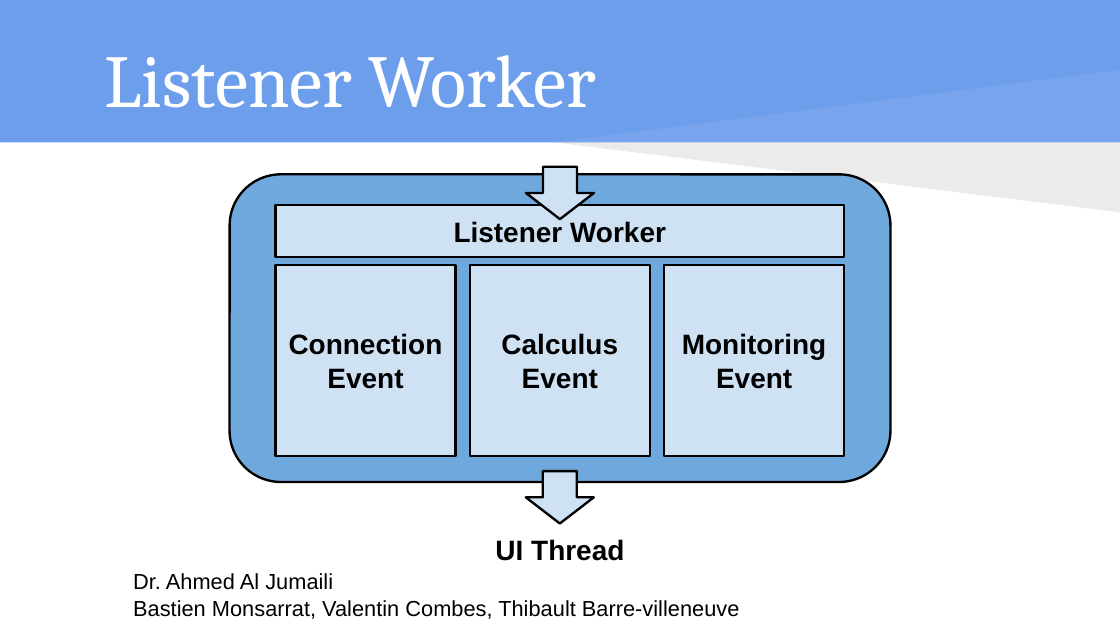
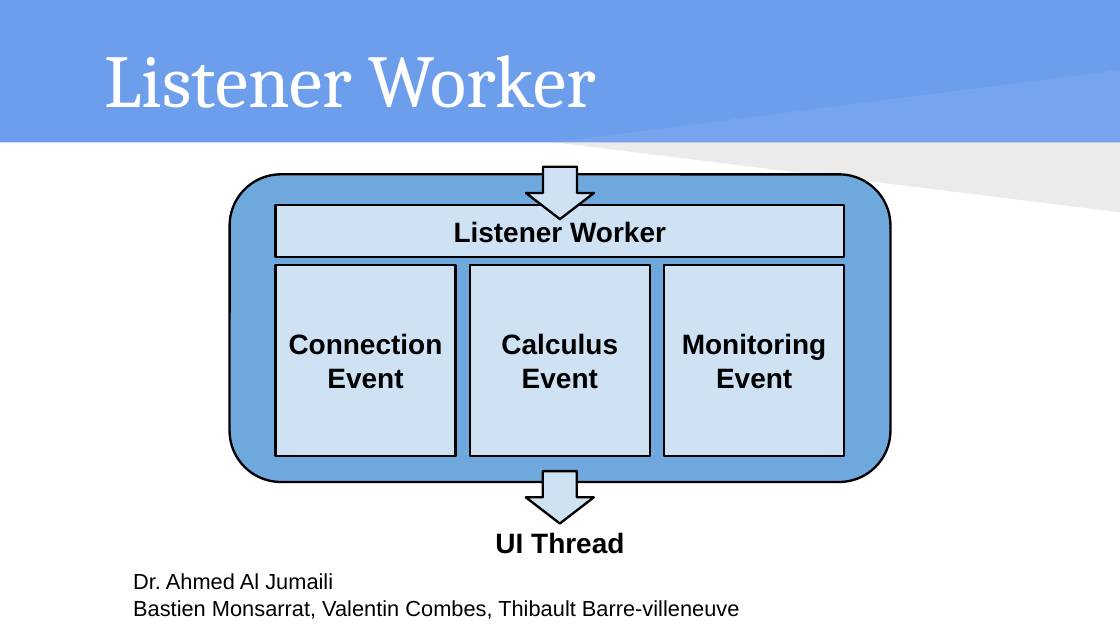
Before and after one commit to isundil/drt, a slide deck: slide 14 of Presentation DS - drt.pptx. Drawn at 1120x630 pixels with LibreOffice and Linux fonts; fonts in the diff are those of the drawing. Boxes give left, top, right and bottom in pixels: in the first picture for what was removed or moved away, otherwise in the second. Text is boxed around its words. In the diff, an @@ line names an element or a change of style, - is before the commit and + after.

```diff
--- a/Presentation DS - drt.pptx
+++ b/Presentation DS - drt.pptx
@@ text "UI Thread": place and size @@
-text "UI Thread" at [495, 539, 624, 561]
+text "UI Thread" at [495, 532, 624, 554]
```
Also in this commit, not shown: 9 other slides changed.
